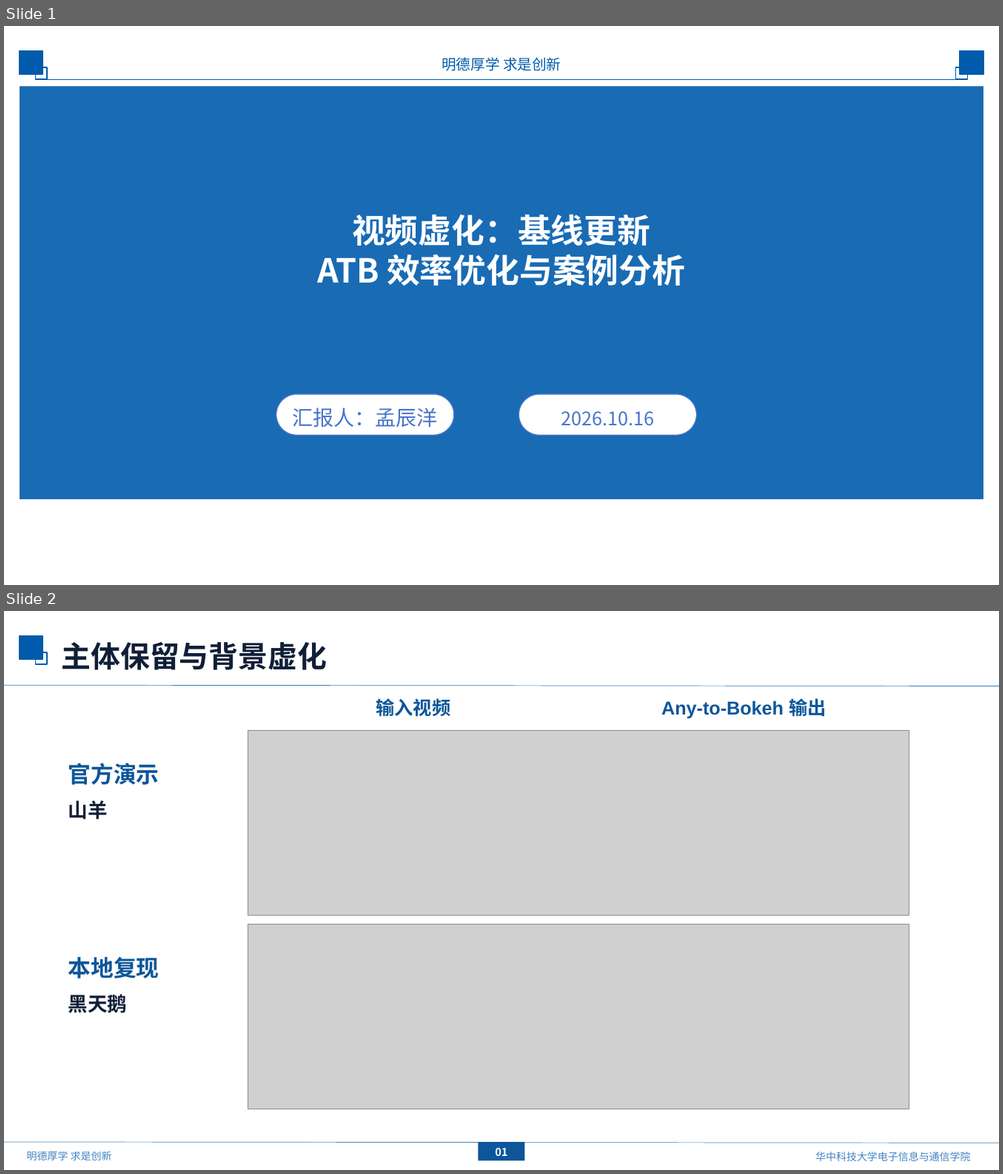
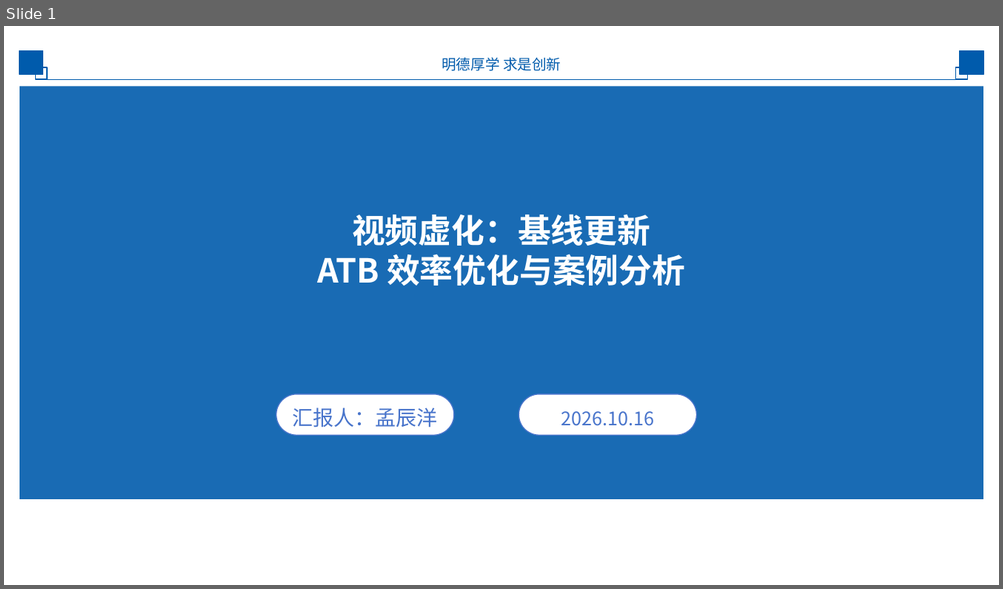
Before and after one commit to mengmcy1/OPPO-depth-guided-video-bokeh, a slide deck: 汇报/2026-10-16_基线更新与ATB分析/基线更新与ATB分析_1016.pptx. Shown one above the other, each under a label of ours: slides 1 and 2 before the commit, slide 1 after it. The pictures are 1003x1174 and 1003x589 pixels, drawn with LibreOffice and Linux fonts; fonts in the diff are those of the drawing; grey boxes stand for pictures; background and template pictures are left out. Boxes give left, top, right and bottom in pixels: in the first picture for what was removed or moved away, otherwise in the second. Text is boxed around its words. In the diff, an @@ line names an element or a change of style, - is before the commit and + after.

Commit message:
report: fill ATB case figures and remove opening demo slides

```diff
--- a/汇报/2026-10-16_基线更新与ATB分析/基线更新与ATB分析_1016.pptx
+++ b/汇报/2026-10-16_基线更新与ATB分析/基线更新与ATB分析_1016.pptx
@@ slide 2 removed at (4, 611, 999, 1170), background #FFFFFF; not listed: 2 template elements that a slide beside it also shows @@
@@ text removed at (62, 642, 327, 670) @@
-主体保留与背景虚化
@@ line removed from (4, 685) to (999, 686) @@
@@ text removed at (375, 698, 450, 717) @@
-输入视频
@@ text removed at (661, 698, 825, 718) @@
-Any-to-Bokeh 输出
@@ picture removed at (248, 730, 909, 915) @@
@@ text removed at (68, 763, 159, 785) @@
-官方演示
@@ text removed at (68, 800, 108, 820) @@
-山羊
@@ picture removed at (248, 924, 909, 1110) @@
@@ text removed at (68, 957, 159, 979) @@
-本地复现
@@ text removed at (68, 994, 128, 1014) @@
-黑天鹅
@@ line removed from (4, 1142) to (999, 1144) @@
@@ rectangle removed at (478, 1142, 524, 1161) @@
-01
@@ text removed at (27, 1152, 112, 1161) @@
-明德厚学 求是创新
@@ page number removed at (498, 1149, 504, 1162) @@
-2
@@ text removed at (815, 1152, 970, 1162) @@
-华中科技大学电子信息与通信学院
```
Also in this commit, not shown: 10 slides changed, 1 other slide removed, 1 other file.
